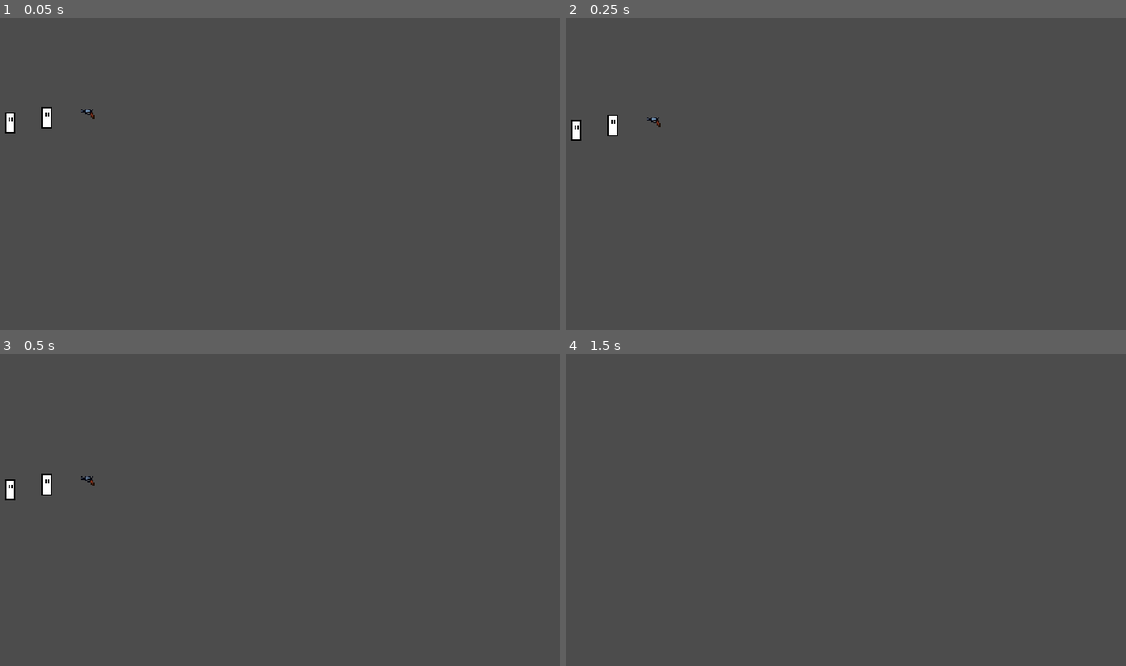
Above: before the commit, frames 1-4 (two rows, left to right).
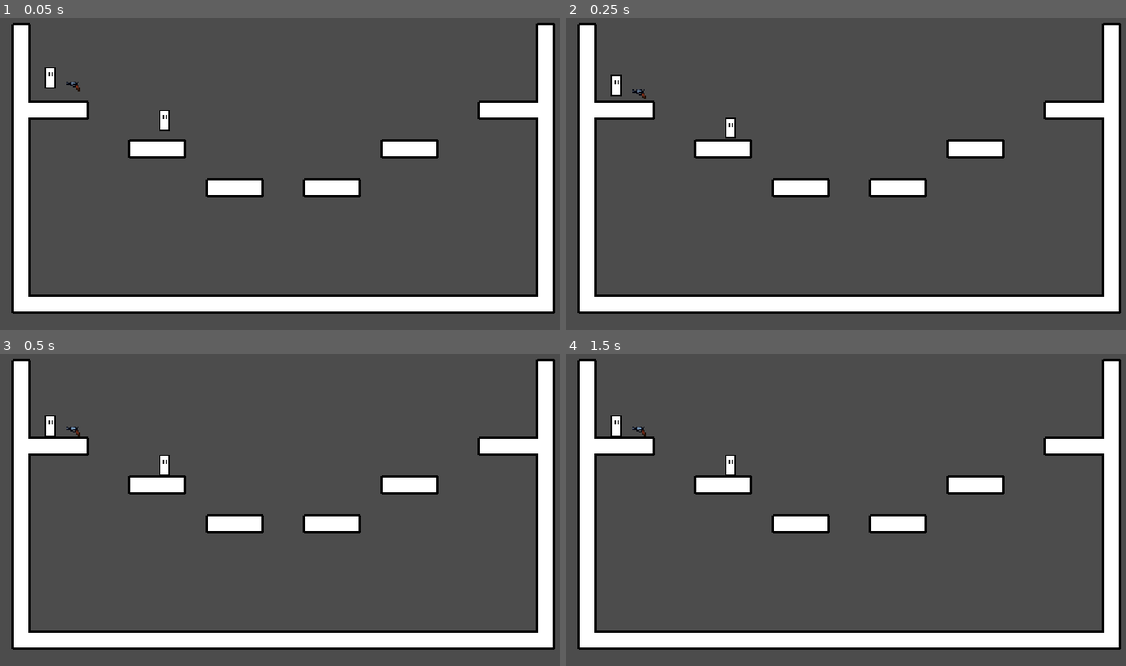
Above: after the commit, the same moments.

Repository: Cuber01/saturday-night-special
Game: Godot game, scene res://scenes/Main.tscn
The game is run twice, just before and just after one commit, with the same random seed, the same clock (stepped at 60 frames per second) and the same inputs.
Inputs:
- Up to frame 1 (0.05 s): no input
- Up to frame 2 (0.25 s): no input
- Up to frame 3 (0.5 s): no input
- Up to frame 4 (1.5 s): no input

The runs differ from the first frame. In frame 1, 16% of the frame differs, in the area x 0-100%, y 1-95%; in frame 2, 16%; in frame 3, 16%; in frame 4, 16%.

Commit message:
FINALLY fixed the trail bug, the problem was that I had some points setup by default in the Bullet scene

Diff:
--- a/scenes/Bullet.tscn
+++ b/scenes/Bullet.tscn
@@ -19,5 +19,3 @@
 texture = ExtResource( 2 )
 
 [node name="Trail" parent="." instance=ExtResource( 3 )]
-position = Vector2( -1, 0 )
-points = PoolVector2Array( 0, 0, 1, 0, 1, 0, 1.34449, 0, 2, 0 )
--- a/scenes/Main.tscn
+++ b/scenes/Main.tscn
@@ -1,6 +1,7 @@
-[gd_scene load_steps=4 format=2]
+[gd_scene load_steps=5 format=2]
 
 [ext_resource path="res://scenes/Player.tscn" type="PackedScene" id=1]
+[ext_resource path="res://scenes/levels/Level01.tscn" type="PackedScene" id=2]
 [ext_resource path="res://scenes/Pistol.tscn" type="PackedScene" id=4]
 [ext_resource path="res://src/LevelManager.gd" type="Script" id=5]
 
@@ -8,12 +9,15 @@
 script = ExtResource( 5 )
 
 [node name="Player1" parent="." instance=ExtResource( 1 )]
-position = Vector2( 60, 113 )
+position = Vector2( 63, 80 )
 
 [node name="Player2" parent="." instance=ExtResource( 1 )]
-position = Vector2( 30, 117 )
+position = Vector2( 157, 115 )
 scale = Vector2( 0.224141, 0.224141 )
 player_index = 2
 
 [node name="Pistol" parent="." instance=ExtResource( 4 )]
-position = Vector2( 95, 107 )
+position = Vector2( 83, 84 )
+
+[node name="BasicTilemap" parent="." instance=ExtResource( 2 )]
+collision_mask = 15
--- a/scenes/Trail.tscn
+++ b/scenes/Trail.tscn
@@ -6,8 +6,8 @@
 colors = PoolColorArray( 1, 1, 1, 0, 1, 1, 1, 1 )
 
 [node name="Trail" type="Line2D"]
-points = PoolVector2Array( 0, 0, 2, 0 )
+show_behind_parent = true
 width = 1.0
-default_color = Color( 1, 1, 1, 1 )
+default_color = Color( 1, 0, 0, 1 )
 gradient = SubResource( 1 )
 script = ExtResource( 1 )
--- a/src/Pistol.gd
+++ b/src/Pistol.gd
@@ -20,8 +20,8 @@
 
 func spawn_bullet():
 	var bullet: KinematicBody2D = bullet_scn.instance()
-	bullet.set_global_position($ShootPoint.global_position)
 	bullet.init($ShootPoint.global_position,
 				Vector2(BULLET_SPEED if facing_right else -BULLET_SPEED,
 				0))
+	print(str(owner))
 	owner.add_child(bullet)
--- a/src/Trail.gd
+++ b/src/Trail.gd
@@ -16,6 +16,7 @@
 
 	while get_point_count() > length:
 		remove_point(0)
+	pass
 
 func stop() -> void:
 	set_process(false)
